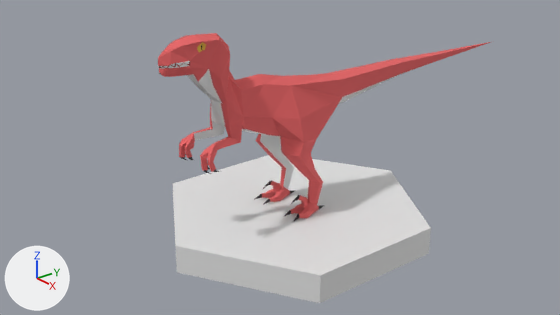
Renders of the Blender file BlenderCourse/Dinosaurs/Models/Velociraptor.blend from each side of a commit.
Camera for both pictures: the file's camera 'Camera'. Every picture has the same lights, and +X, +Y and +Z are marked at lower left.

Objects in the first picture: 'Cylinder', 'Velociraptor'.
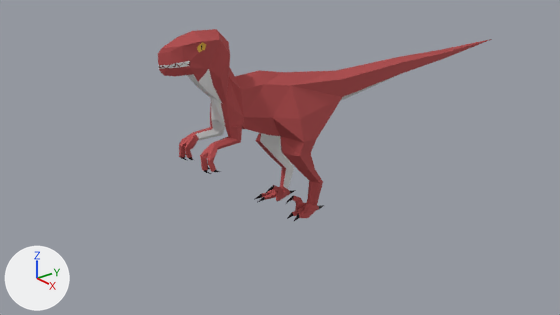
The change, as JSON lines over the scene's bpy script:
```json
{"op": "set", "path": "mat_upperskin1.base_color", "old": "(0.8, 0.138, 0.141)", "new": "(0.464, 0.0832, 0.0852)", "note": "red #e76869 -> red #b55152"}
{"block": "me_cylinder", "where": "# used by ob_velociraptor; location = (0.0, 0.0, 0.0); rotation_euler = (-0.203, 0.0, 0.0), in degrees (-12, 0, 0); scale = (0.0951, 0.098, 0.17)"}
{"op": "remove", "block": "me_cylinder", "code": "me_cylinder.from_pydata(...)  # 265 vertices, 255 faces; spans x 0.0..6.2, y -32.0..48.7, z -0.5..18.7"}
{"op": "add", "block": "me_cylinder", "code": "me_cylinder.from_pydata(...)  # 274 vertices, 274 faces; spans x 0.0..6.2, y -32.1..48.6, z -0.4..19.0"}
{"block": "me_cylinder", "change": "me_cylinder part 1"}
{"block": "me_cylinder", "change": "41 vertices are removed from x 0.0..4.8, y -32.0..0.3, z -0.5..14.9"}
{"block": "me_cylinder", "change": "105 faces are deleted"}
{"block": "me_cylinder", "change": "13 vertices in x 0.0, y -28.9..48.7, z 7.8..18.7 move by (0.0, -0.1, 0.3)"}
{"block": "me_cylinder", "change": "10 vertices in x 0.0, y -31.5..20.1, z 9.0..17.3 move by (0.0, -0.1, 0.4)"}
{"block": "me_cylinder", "change": "13 vertices move from x 0.0..4.8, y -31.7..32.4, z 0.1..16.0 to x 0.0..4.7, y -31.6..32.2, z 0.2..16.4"}
{"block": "me_cylinder", "change": "50 vertices are added at x 0.0..5.1, y -32.1..0.1, z -0.4..15.2"}
{"block": "me_cylinder", "change": "78 new faces join them, mat_upperskin1 (red #b55152)"}
{"block": "me_cylinder", "change": "26 new faces join them, mat_eyeballs (black #140310)"}
{"block": "me_cylinder", "change": "20 new faces join them, mat_white (white #e7e7e7)"}
{"op": "add", "block": "ob_cylinder", "code": "ob_cylinder.hide_set(True)"}
```

Changed parts and their boxes (x1, y1, x2, y2) in the pictures (560 x 315 px):
```json
{"object": "Cylinder", "change": "hidden", "before": [173, 155, 431, 303]}
{"object": "Velociraptor", "change": "recoloured, reshaped", "before": [158, 33, 490, 222], "after": [158, 29, 492, 222]}
```
